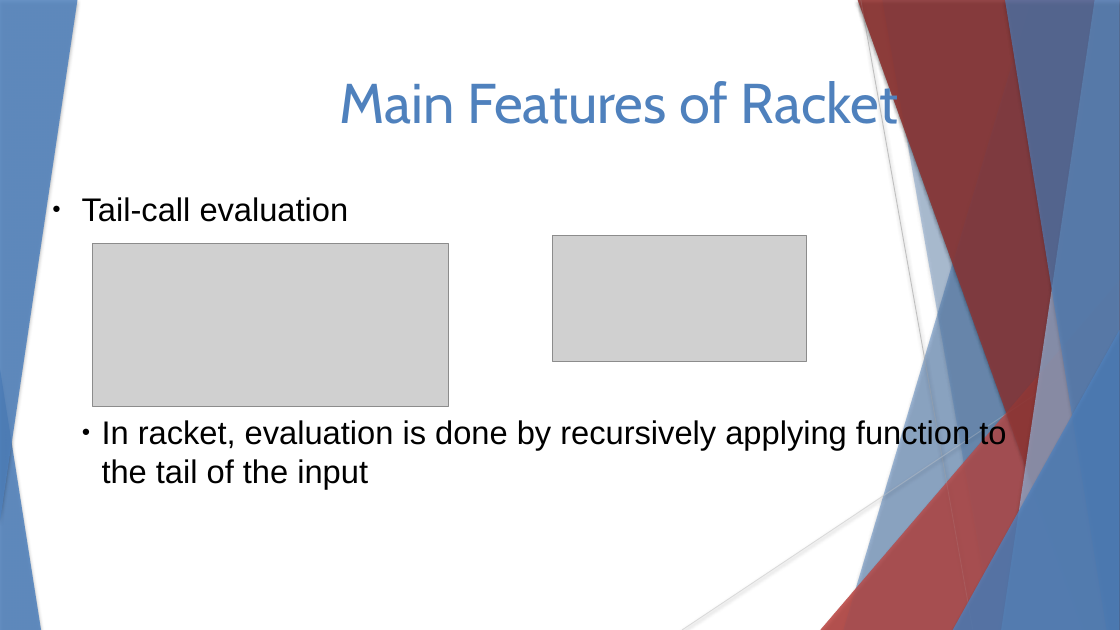
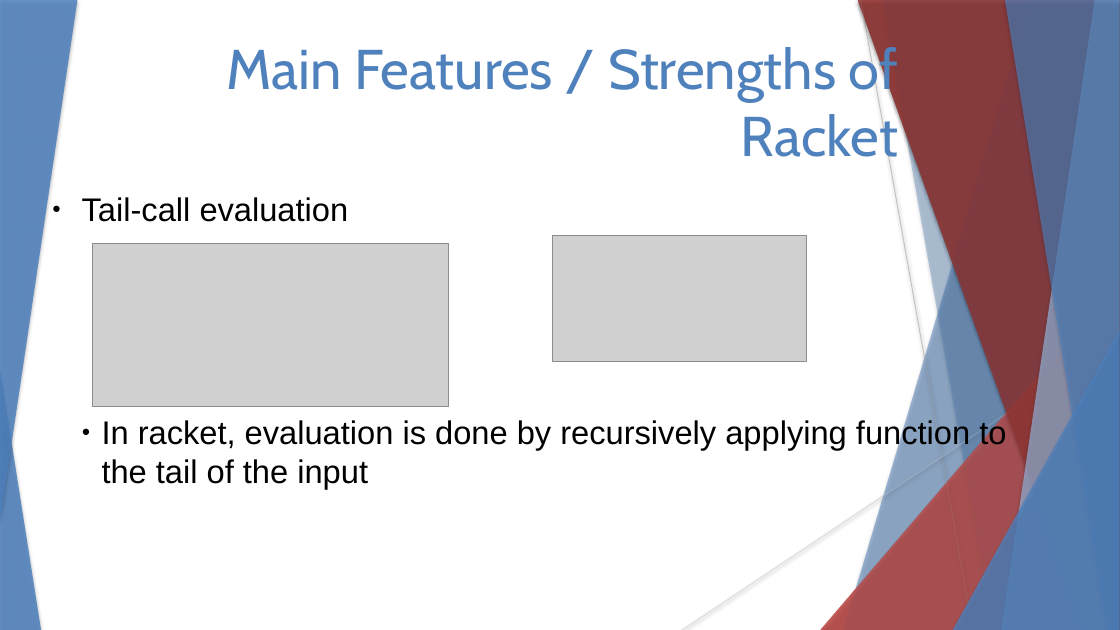
Before and after one commit to stevester94/CSC201_Project, a slide deck: slide 13 of CSC201Sec3Proj3Team4.pptx (slide 12 before the commit). Drawn at 1120x630 pixels with LibreOffice and Linux fonts; fonts in the diff are those of the drawing; grey boxes stand for pictures. Boxes give left, top, right and bottom in pixels: in the first picture for what was removed or moved away, otherwise in the second. Text is boxed around its words. In the diff, an @@ line names an element or a change of style, - is before the commit and + after.

Commit message:
added racket language reference

```diff
--- a/CSC201Sec3Proj3Team4.pptx
+++ b/CSC201Sec3Proj3Team4.pptx
@@ text at [226, 41, 898, 169]: text changed @@
-Main Features of Racket
+Main Features / Strengths of Racket
```
Also in this commit, not shown: 7 other slides changed, 2 slides added.
